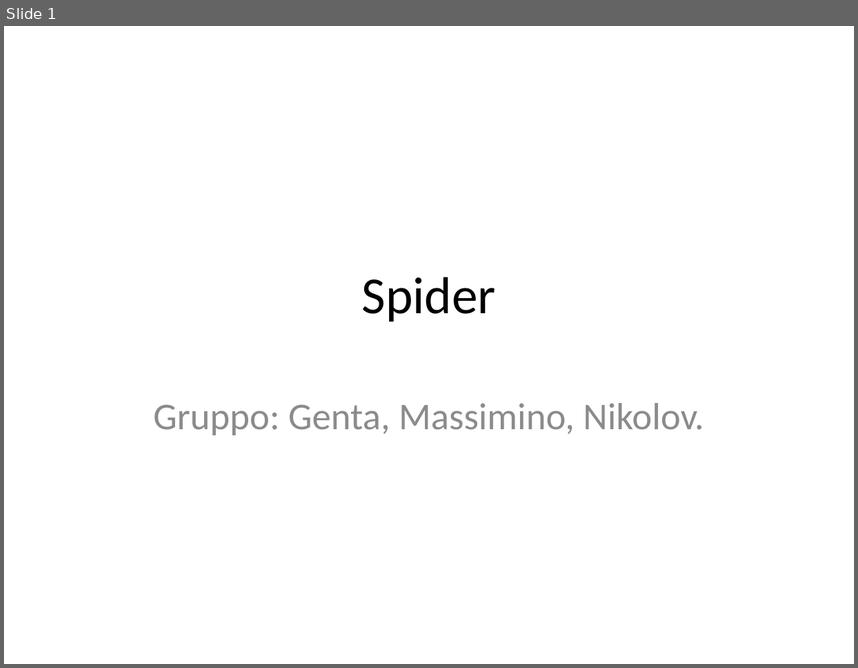
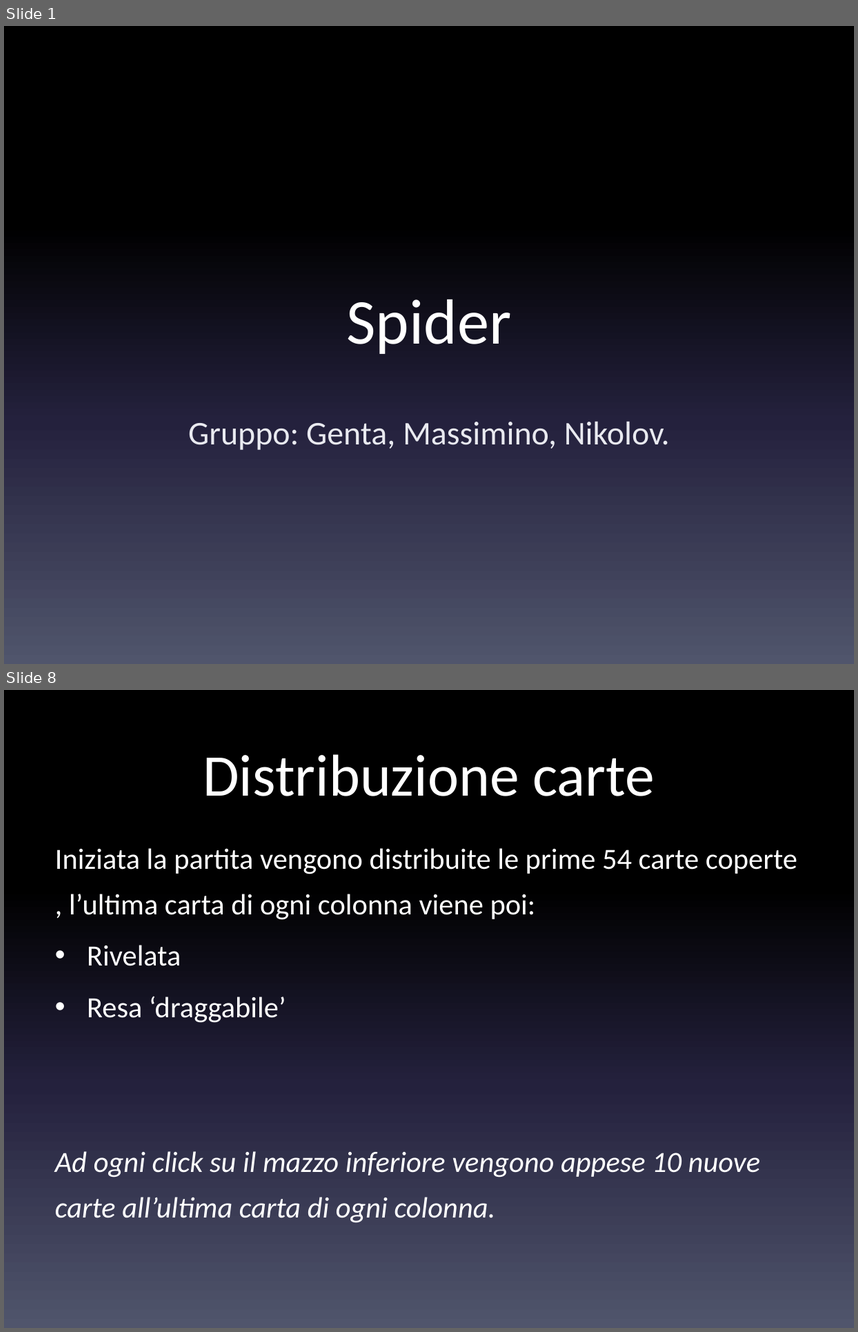
Before and after one commit to danielegenta/ProjectTPSI_Spider, a slide deck: Presentazione_Spider.pptx. Shown one above the other, each under a label of ours: slide 1 before the commit, slides 1 and 8 after it; the slides between them are not shown. The pictures are 858x668 and 858x1332 pixels, drawn with LibreOffice and Linux fonts; fonts in the diff are those of the drawing. Boxes give left, top, right and bottom in pixels: in the first picture for what was removed or moved away, otherwise in the second. Text is boxed around its words. In the diff, an @@ line names an element or a change of style, - is before the commit and + after.

```diff
--- a/Presentazione_Spider.pptx
+++ b/Presentazione_Spider.pptx
@@ slide 8 added at bbox=[4, 690, 854, 1328], background gradient #000000 to #24213E to #51566D @@
@@ title added at bbox=[203, 754, 655, 796], 50 pt, text #FFFFFF @@
+Distribuzione carte
@@ text added at bbox=[55, 848, 797, 1223], 24.8 pt, text #FFFFFF @@
+Iniziata la partita vengono distribuite le prime 54 carte coperte , l’ultima carta di ogni colonna viene poi:
+• Rivelata
+• Resa ‘draggabile’
+Ad ogni click su il mazzo inferiore vengono appese 10 nuove carte all’ultima carta di ogni colonna.
@@ slide 1 changed as well @@
@@ background #FFFFFF to gradient #000000 to #24213E to #51566D @@
@@ title "Spider" at bbox=[347, 299, 512, 354]: size 44 to 54 pt, text colour #000000 to #FFFFFF; vertical alignment middle to bottom @@
@@ subtitle "Gruppo: Genta, Massimino, Nikolov." at bbox=[188, 421, 670, 450]: size 32 to 28 pt, text colour #8C8C8C to #E9EAF0; line spacing 1 to 1.5 @@
```
Also in this commit, not shown: 7 other slides changed, 8 other slides added, 11 slides removed.
